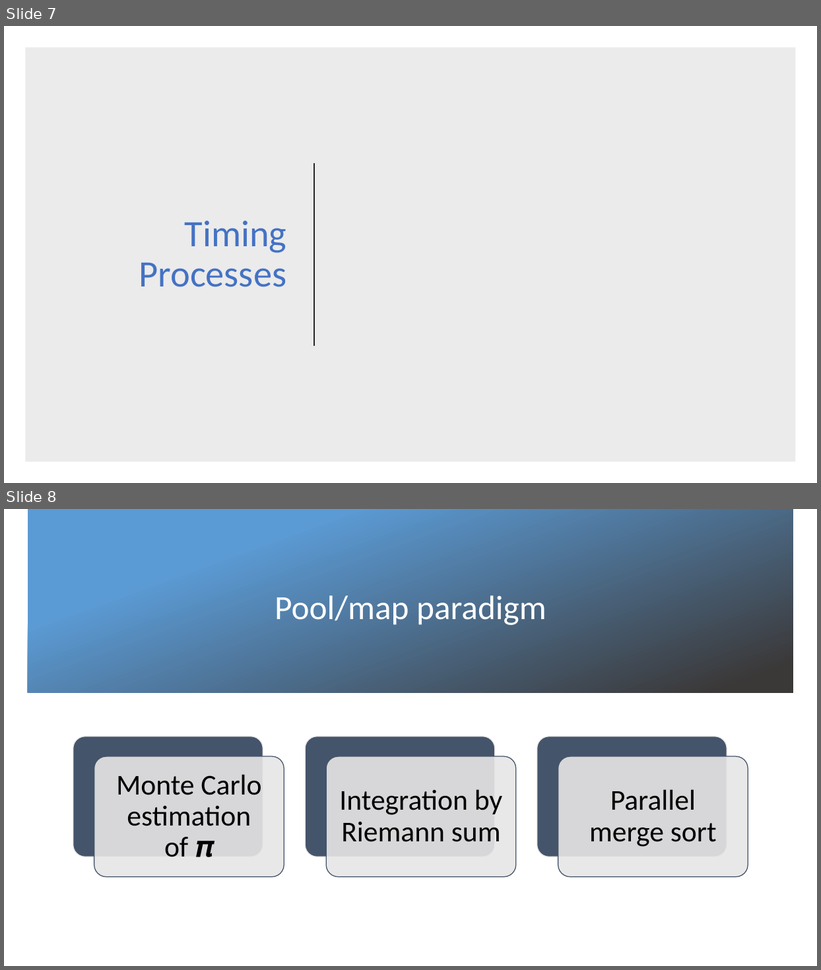
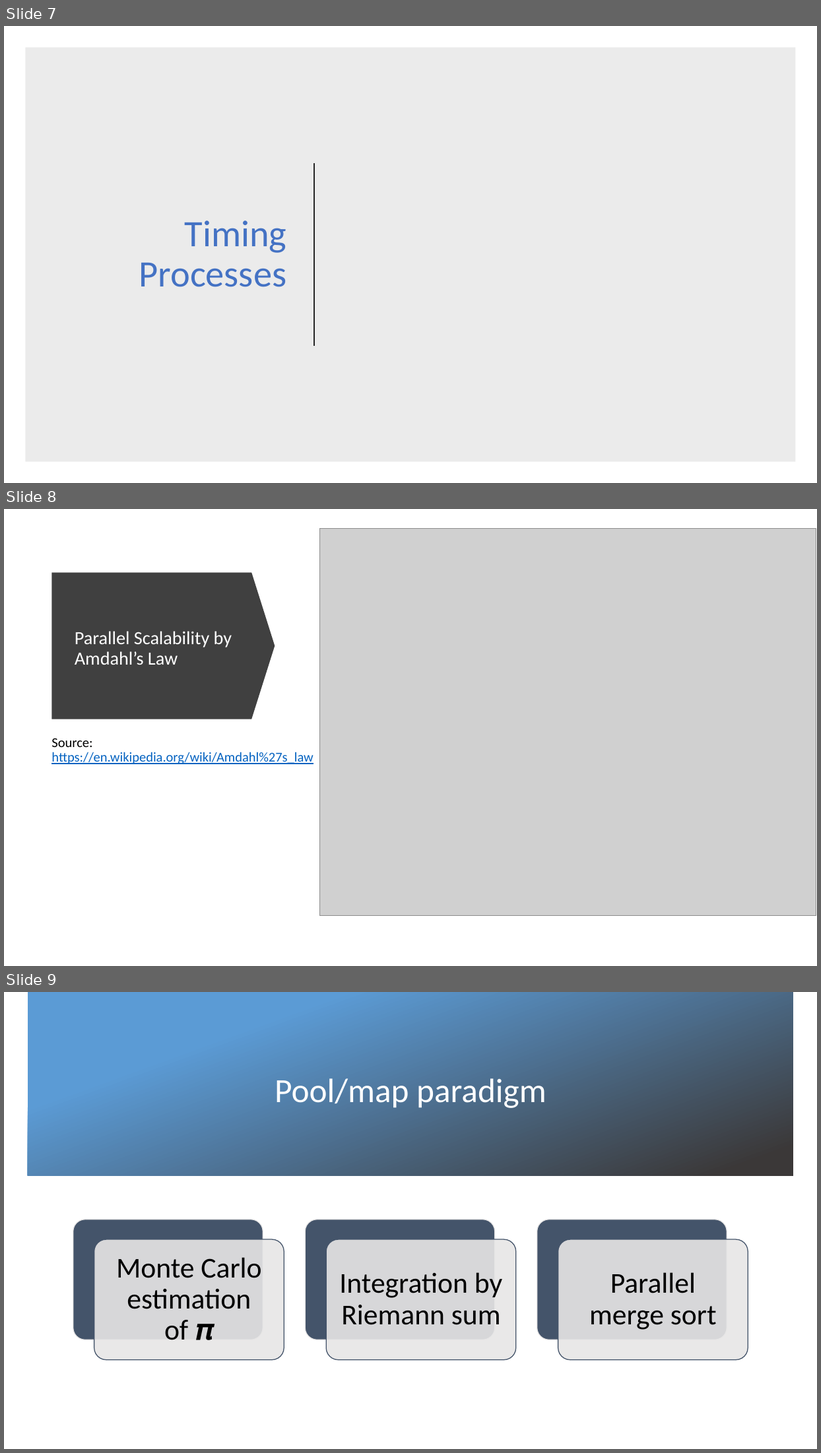
Before and after one commit to evarga/parallel-computing-lectures, a slide deck: lecture-2/presentation-2.pptx. Shown one above the other, each under a label of ours: slides 7 and 8 before the commit, slides 7, 8 and 9 after it. The pictures are 821x970 and 821x1453 pixels, drawn with LibreOffice and Linux fonts; fonts in the diff are those of the drawing; grey boxes stand for pictures; background and template pictures are left out. Boxes give left, top, right and bottom in pixels: in the first picture for what was removed or moved away, otherwise in the second. Text is boxed around its words. In the diff, an @@ line names an element or a change of style, - is before the commit and + after.

Commit message:
Add diagram about Amdahl's law.

```diff
--- a/lecture-2/presentation-2.pptx
+++ b/lecture-2/presentation-2.pptx
@@ slide 8 added at (x1=4, y1=509, x2=817, y2=966), background #FFFFFF @@
@@ picture added at (x1=320, y1=528, x2=816, y2=916) @@
@@ down arrow added at (x1=52, y1=573, x2=275, y2=720), fill #404040 @@
@@ title added at (x1=69, y1=590, x2=247, y2=708), 22 pt, text #FFFFFF @@
+Parallel Scalability by Amdahl’s Law
@@ text added at (x1=52, y1=738, x2=313, y2=764), 16 pt, text #0563C1, underline @@
+Source: https://en.wikipedia.org/wiki/Amdahl%27s_law
@@ what was slide 8 is now slide 9 @@
```
